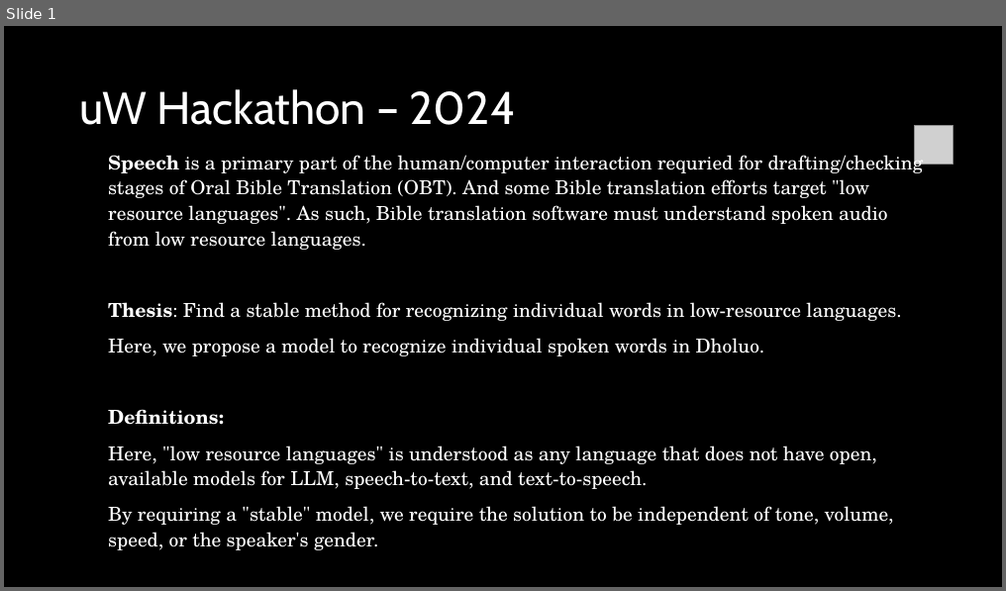
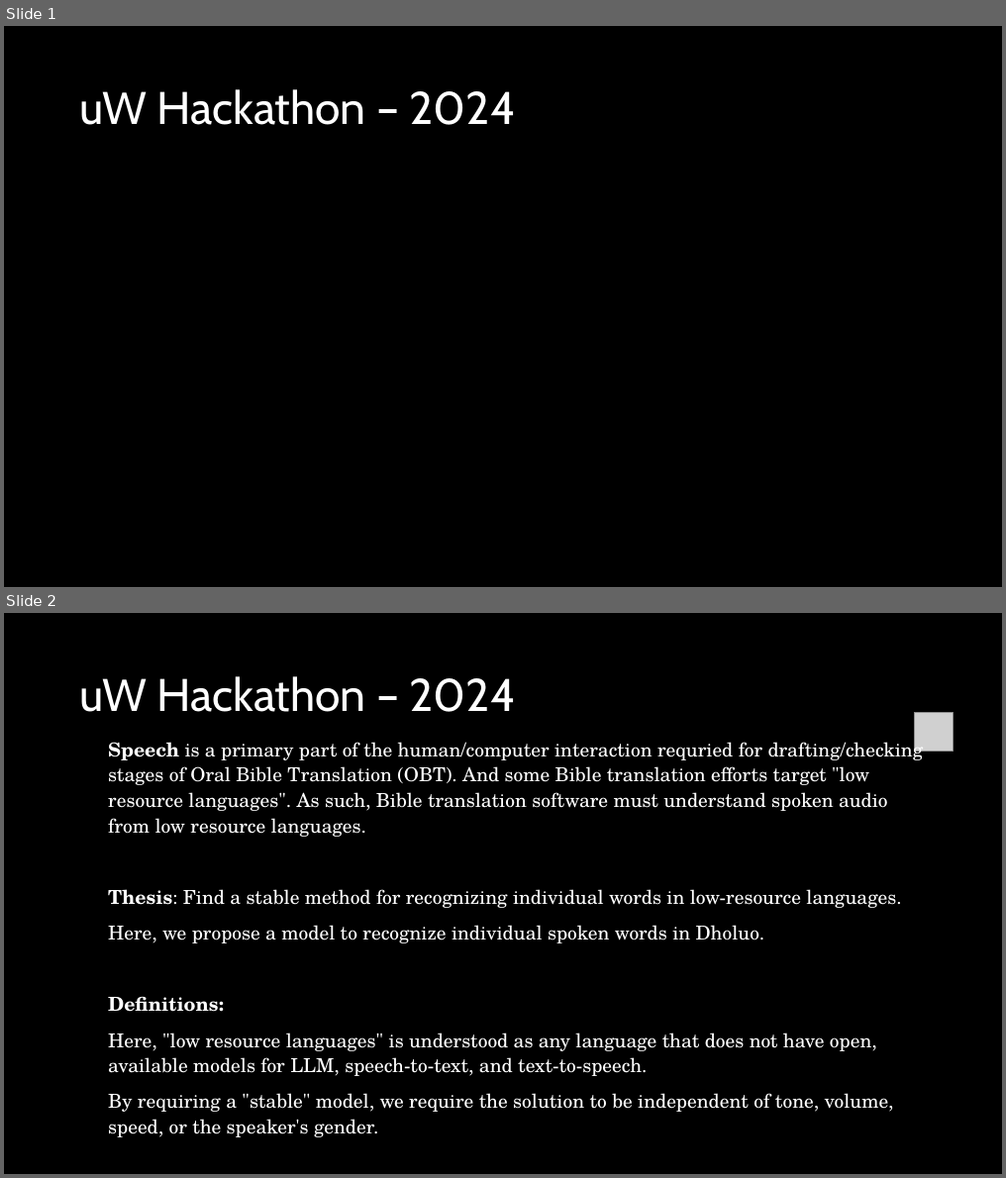
Before and after one commit to PENNET-dev/hackathon-uW-2024, a slide deck: Hackathon Presentation.pptx. Shown one above the other, each under a label of ours: slide 1 before the commit, slides 1 and 2 after it. The pictures are 1006x591 and 1006x1178 pixels, drawn with LibreOffice and Linux fonts; fonts in the diff are those of the drawing; grey boxes stand for pictures. Boxes give left, top, right and bottom in pixels: in the first picture for what was removed or moved away, otherwise in the second. Text is boxed around its words. In the diff, an @@ line names an element or a change of style, - is before the commit and + after.

```diff
--- a/Hackathon Presentation.pptx
+++ b/Hackathon Presentation.pptx
@@ slide 1 added at (4, 26, 1002, 587), background #000000 @@
@@ title added at (80, 89, 516, 125), 44 pt, text #FFFFFF @@
+uW Hackathon – 2024
@@ what was slide 1 is now slide 2 @@
```
Also in this commit, not shown: 6 slides changed, 2 other slides added.
